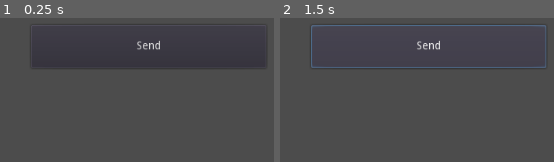
Above: before the commit, frames 1-2 (left to right).
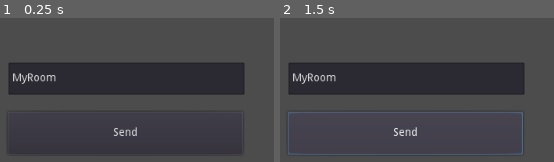
Above: after the commit, the same moments.

Repository: RapidFingers/Bombardo
Game: Godot game, scene res://World.tscn
The game is run twice, just before and just after one commit, with the same random seed, the same clock (stepped at 60 frames per second) and the same inputs.
Inputs:
- Up to frame 1 (0.25 s): no input
- Up to frame 2 (1.5 s): click "Send" at 0.5 s; click "Send" at 1.25 s

The runs differ from the first frame. In frame 1, 17% of the frame differs, in the area x 3-93%, y 15-95%; in frame 2, 21%, in the area x 2-98%, y 4-96%.
Error after the commit: Parse Error: The method "new" isn't declared in the current class. (res://Scripts/BinaryData.gd:8)

Commit message:
Work on client

Diff:
--- /dev/null
+++ b/Game/Scripts/BinaryData.gd
@@ -0,0 +1,31 @@
+extends Reference
+
+var _buffer
+var _pos = 0
+var _length = 0
+
+static func fromByteArray(byteArray):
+	var res = new()
+	res._buffer = byteArray
+	res._length = byteArray.size()
+	return res
+
+func _init():
+	pass
+
+func setPos(pos):
+	_pos = pos
+
+func readUInt8():
+	if _pos >= _length:
+		return null
+	var res = _buffer[_pos]
+	_pos += 1
+	return res
+
+func readUInt16():
+	if _pos + 1 >= _length:
+		return null
+	var res = (_buffer[_pos] << 8) + _buffer[_pos + 1]
+	_pos += 2
+	return res
--- /dev/null
+++ b/Game/Scripts/GameClient.gd
@@ -0,0 +1,51 @@
+extends Node
+
+var binaryDataClass = load("res://Scripts/BinaryData.gd")
+
+const IP_SERVER = "127.0.0.1"
+const PORT_SERVER = 25101
+const PORT_CLIENT = 25102
+
+var _socketUDP
+var _parentNode
+
+func _startListen():
+	"""
+	Start listen for packets
+	"""
+	if (_socketUDP.listen(PORT_CLIENT, IP_SERVER) != OK):
+		print("ERROR")
+
+func _init(parentNode):
+	_parentNode = parentNode
+	_parentNode.add_child(self)
+
+func _ready():
+	"""
+	Init class
+	"""
+	_socketUDP = PacketPeerUDP.new()
+	_startListen()
+	set_process(true)
+
+func _process(delta):
+	if _socketUDP.is_listening():
+		if _socketUDP.get_available_packet_count() > 0:
+			var bd = binaryDataClass.fromByteArray(_socketUDP.get_packet())
+			print(bd.readUInt16())
+
+func sendPacket():
+	"""
+	Send packet to server
+	"""
+	if _socketUDP.is_listening():
+		_socketUDP.set_dest_address(IP_SERVER, PORT_SERVER)
+		var arr = PoolByteArray()
+		arr.append(45)
+		arr.append(22)
+		arr.append(44)
+
+		_socketUDP.put_packet(arr)
+
+func _exit_tree():
+    _socketUDP.close()
--- /dev/null
+++ b/Game/Scripts/Packets/BasePacket.gd
@@ -0,0 +1,9 @@
+extends Reference
+
+func pack():
+	"""
+	Pack packet to bytes
+	For override
+	@return PoolByteArray
+	"""
+	return null
--- a/Game/World.gd
+++ b/Game/World.gd
@@ -1,38 +1,9 @@
 extends Node2D
 
-var IP_SERVER = "127.0.0.1"
-var PORT_SERVER = 25101
-var PORT_CLIENT = 25102
-
-var socketUDP
+var gameClient = load("res://Scripts/GameClient.gd").new(self)
 
 func _ready():
-	socketUDP = PacketPeerUDP.new()
-	startClient()
-
-func startClient():
-	if (socketUDP.listen(PORT_CLIENT, IP_SERVER) != OK):
-		print("ERROR")
-
-#func _process(delta):
-#	if socketUDP.is_listening():
-#		socketUDP.set_dest_address(IP_SERVER, PORT_SERVER)
-#		var stg = "hi server!"
-#		var pac = stg.to_ascii()
-#		socketUDP.put_packet(pac)
-
-func sendData():
-	if socketUDP.is_listening():
-		socketUDP.set_dest_address(IP_SERVER, PORT_SERVER)
-		var arr = PoolByteArray()
-		arr.append(33)
-		arr.append(44)
-		arr.append(22)
-
-		socketUDP.put_packet(arr)
-
-func _exit_tree():
-    socketUDP.close()
+	pass
 
 func _on_Button_pressed():
-	sendData()
+	gameClient.sendPacket()
--- a/Game/World.tscn
+++ b/Game/World.tscn
@@ -6,18 +6,20 @@
 
 script = ExtResource( 1 )
 
-[node name="Button" type="Button" parent="." index="0"]
+[node name="CreateRoomButton" type="Button" parent="." index="0"]
 
 anchor_left = 0.0
 anchor_top = 0.0
 anchor_right = 0.0
 anchor_bottom = 0.0
-margin_left = 205.0
-margin_top = 122.0
-margin_right = 506.0
-margin_bottom = 177.0
+margin_left = 175.0
+margin_top = 233.0
+margin_right = 476.0
+margin_bottom = 288.0
 rect_pivot_offset = Vector2( 0, 0 )
+focus_mode = 2
 mouse_filter = 0
+mouse_default_cursor_shape = 0
 size_flags_horizontal = 1
 size_flags_vertical = 1
 toggle_mode = false
@@ -28,4 +30,28 @@
 flat = false
 align = 1
 
-[connection signal="pressed" from="Button" to="." method="_on_Button_pressed"]
+[node name="RoomNameEdit" type="LineEdit" parent="." index="1"]
+
+anchor_left = 0.0
+anchor_top = 0.0
+anchor_right = 0.0
+anchor_bottom = 0.0
+margin_left = 176.0
+margin_top = 170.0
+margin_right = 478.0
+margin_bottom = 211.0
+rect_pivot_offset = Vector2( 0, 0 )
+focus_mode = 2
+mouse_filter = 0
+mouse_default_cursor_shape = 1
+size_flags_horizontal = 1
+size_flags_vertical = 1
+text = "MyRoom"
+focus_mode = 2
+context_menu_enabled = true
+placeholder_alpha = 0.6
+caret_blink = false
+caret_blink_speed = 0.65
+caret_position = 0
+
+[connection signal="pressed" from="CreateRoomButton" to="." method="_on_Button_pressed"]
--- a/Game/project.godot
+++ b/Game/project.godot
@@ -10,7 +10,7 @@
 
 [application]
 
-config/name="GodotDup"
+config/name="Bombardo"
 run/main_scene="res://World.tscn"
 config/icon="res://icon.png"
 
Not shown, changed: Game/icon.png.import
